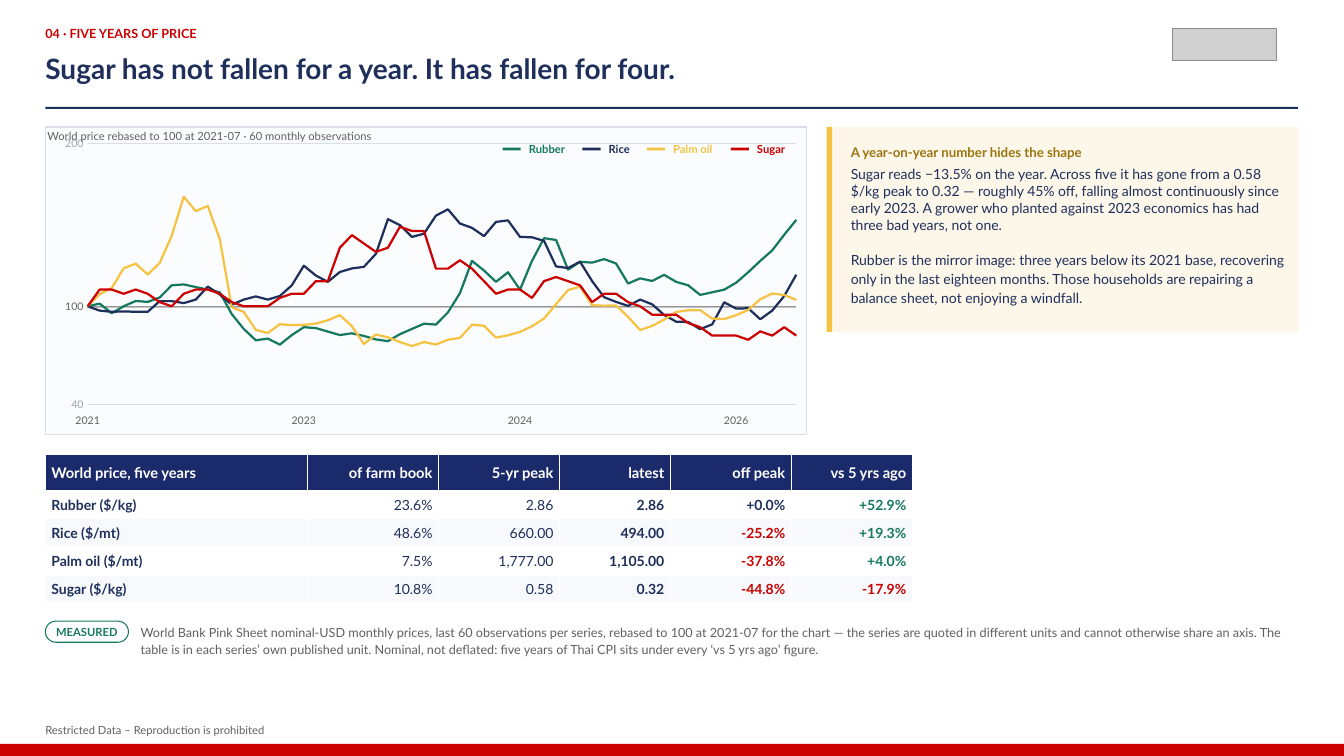
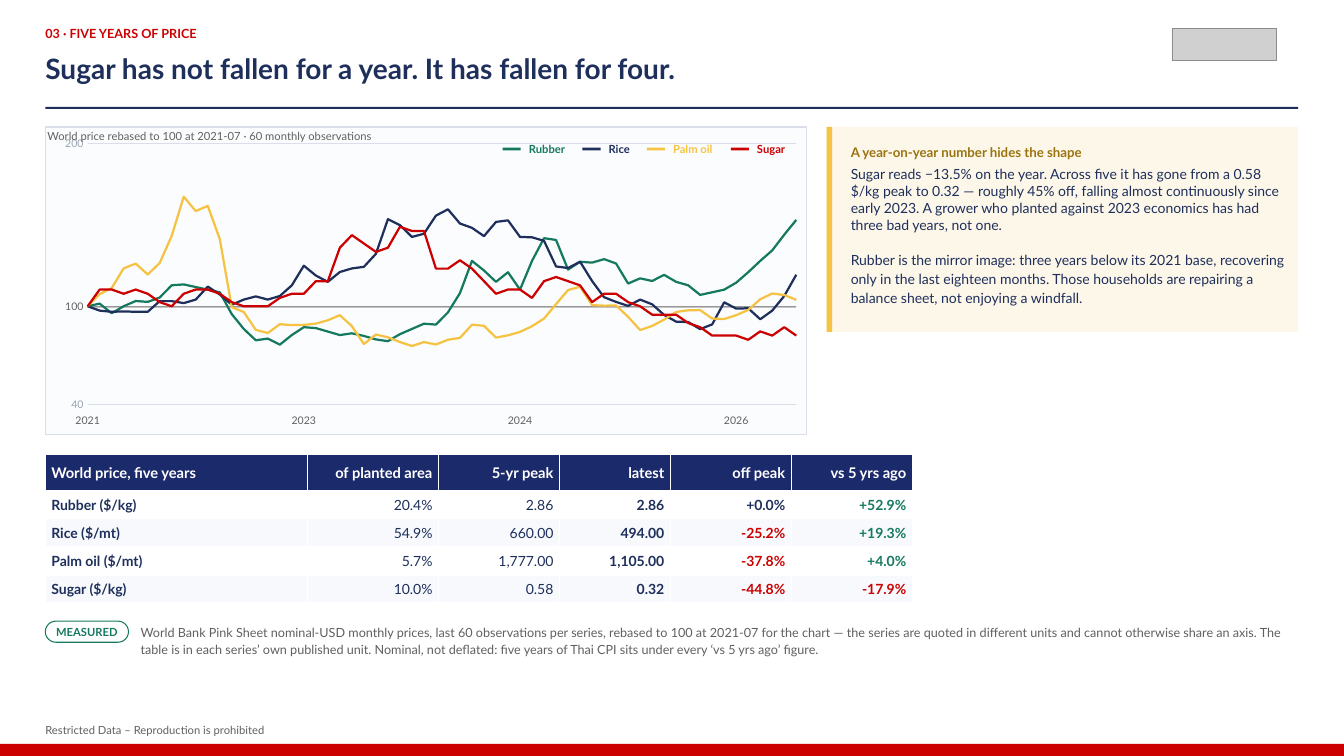
Before and after one commit to kaustavb2101/competitive-intel, a slide deck: slide 5 of docs/decks/mcom-2026-08-05-macro.pptx (slide 6 before the commit). Drawn at 1344x756 pixels with LibreOffice and Linux fonts; fonts in the diff are those of the drawing; grey boxes stand for pictures. Boxes give left, top, right and bottom in pixels: in the first picture for what was removed or moved away, otherwise in the second. Text is boxed around its words. In the diff, an @@ line names an element or a change of style, - is before the commit and + after.

```diff
--- a/docs/decks/mcom-2026-08-05-macro.pptx
+++ b/docs/decks/mcom-2026-08-05-macro.pptx
@@ text at bbox=[45, 28, 196, 38]: text changed @@
-04 · FIVE YEARS OF PRICE
+03 · FIVE YEARS OF PRICE
@@ table at bbox=[45, 455, 912, 603] @@
-row 1, column 2: of farm book
+row 1, column 2: of planted area
-row 2, column 2: 23.6%
+row 2, column 2: 20.4%
-row 3, column 2: 48.6%
+row 3, column 2: 54.9%
-row 4, column 2: 7.5%
+row 4, column 2: 5.7%
-row 5, column 2: 10.8%
+row 5, column 2: 10.0%
```
Also in this commit, not shown: 12 other slides changed, 5 slides added, 6 slides removed, 1 other file.
